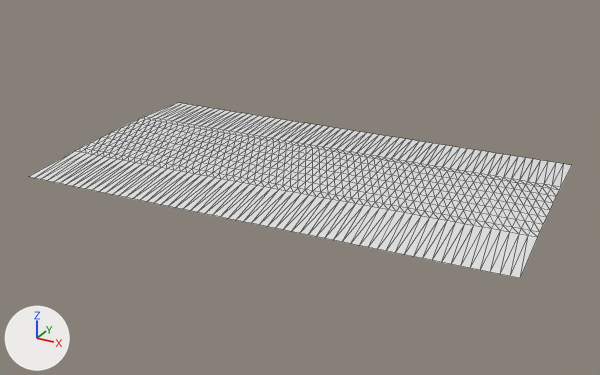
What one commit did to the glTF model public/assets/gen4/models/track-39.glb.
The view is the same before and after, from a camera (50 mm lens) standing at (392.4, -282.0, 41.9) and looking at (344.8, -195.5, -1.3). Lighting does not change. The marker at lower left points along +X, +Y and +Z. The older version comes first. Mesh edges are drawn as thin lines. Vertices at exactly the same position are counted once.

The older version as bpy lines, for what is in view:
```python
me_track_39 = bpy.data.meshes.new('track-39')
me_track_39.from_pydata(...)  # 693 vertices, 1240 faces; spans x 313.0..376.8, y -212.8..-175.6, z 0.5..1.0
ob_track_39 = bpy.data.objects.new('track-39', me_track_39)
ob_track_39.location = (0.0, 0.0, 0.0)
```
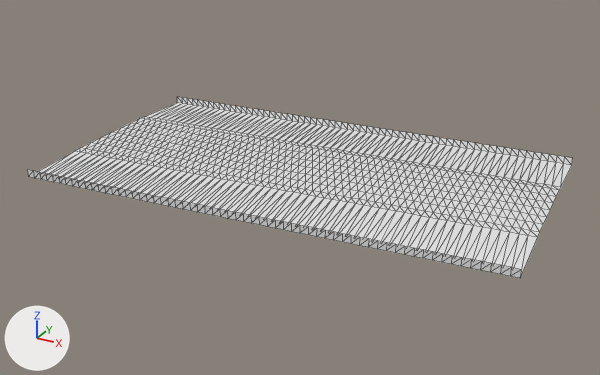
Edits to the scene script, one JSON object a line:
```json
{"block": "me_track_39", "where": "# used by ob_track_39; location = (0.0, 0.0, 0.0)"}
{"op": "remove", "block": "me_track_39", "code": "me_track_39.from_pydata(...)  # 693 vertices, 1240 faces; spans x 313.0..376.8, y -212.8..-175.6, z 0.5..1.0"}
{"op": "add", "block": "me_track_39", "code": "me_track_39.from_pydata(...)  # 819 vertices, 1488 faces; spans x 313.0..376.8, y -212.8..-175.6, z 0.5..1.6"}
{"block": "me_track_39", "change": "me_track_39 part 1"}
{"block": "me_track_39", "change": "126 new vertices lie (0.0, 0.0, 1.0) away from vertices in x 313.0..376.8, y -212.8..-175.6, z 0.5..0.6"}
{"block": "me_track_39", "change": "248 new faces join them"}
```

Location of each change, [x1, y1, x2, y2] in pixels of the pictures (600 x 375 px):
```json
{"object": "track-39", "change": "reshaped", "before": [29, 103, 571, 278], "after": [27, 97, 573, 278]}
{"part": 1, "of": "me_track_39", "change": "added", "after": [27, 97, 573, 278]}
```
